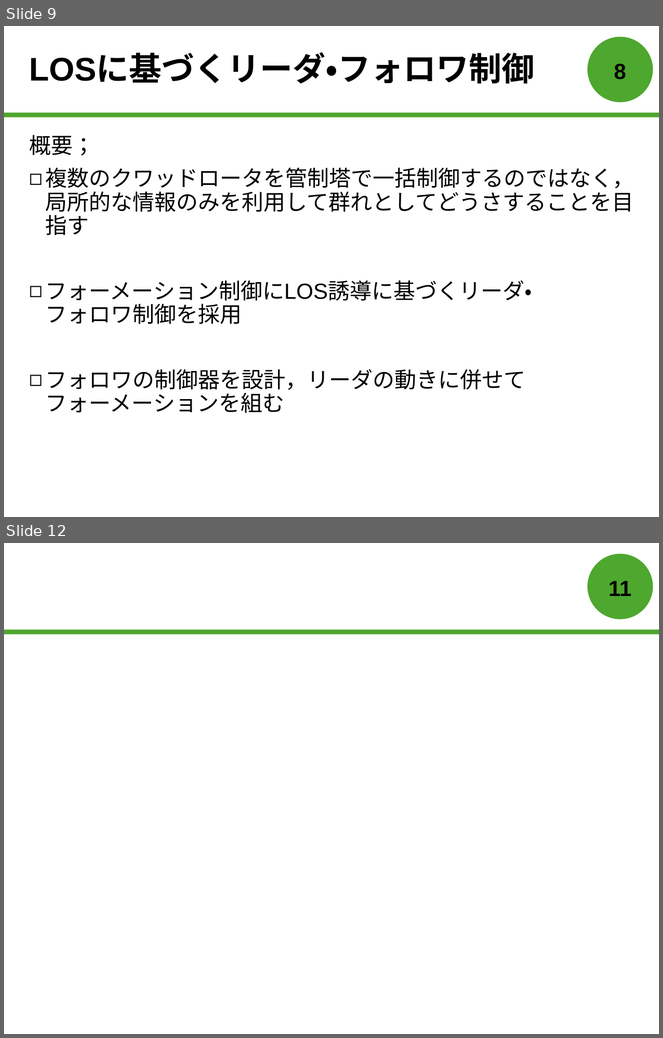
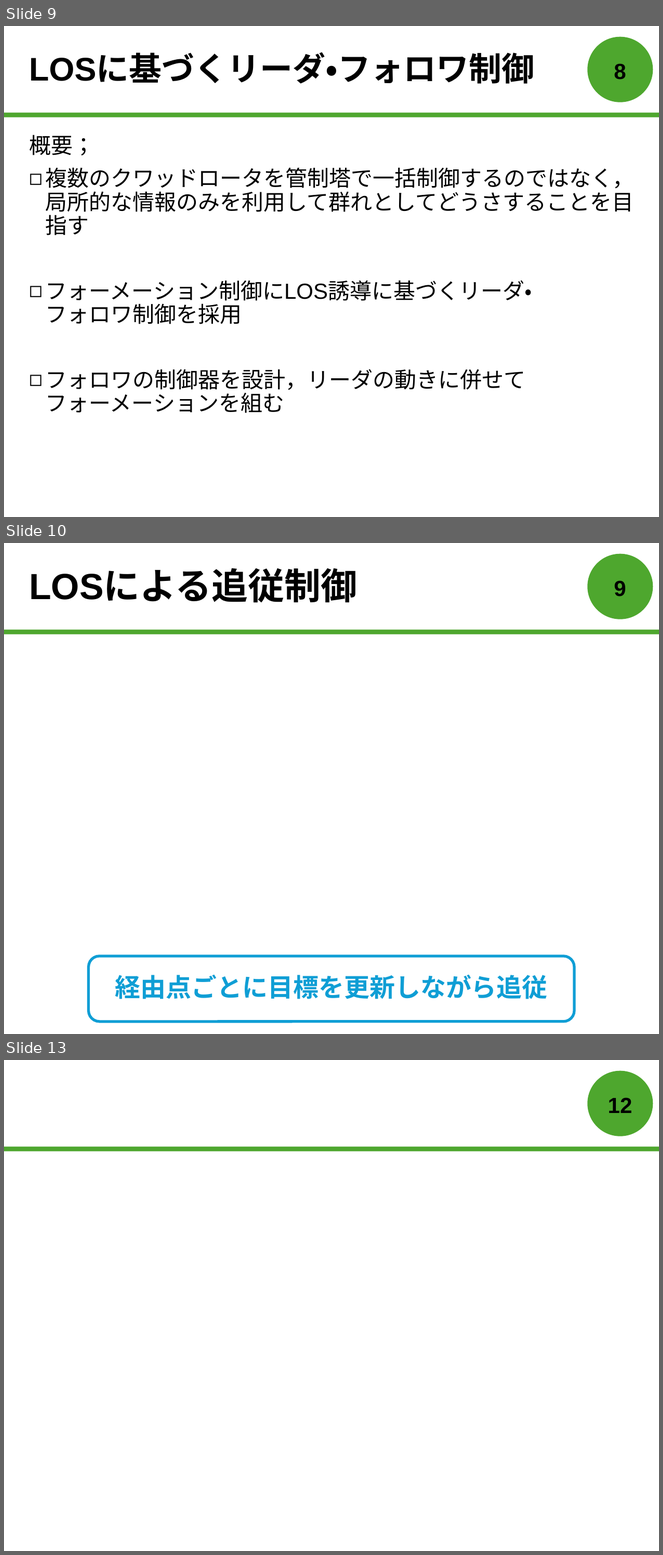
Before and after one commit to forest-book/MatlabLOSFormation, a slide deck: 森本皓斗.pptx. Shown one above the other, each under a label of ours: slides 9 and 12 before the commit, slides 9, 10 and 13 after it; the slides between them are not shown. The pictures are 663x1038 and 663x1555 pixels, drawn with LibreOffice and Linux fonts; fonts in the diff are those of the drawing; grey boxes stand for pictures. Boxes give left, top, right and bottom in pixels: in the first picture for what was removed or moved away, otherwise in the second. Text is boxed around its words. In the diff, an @@ line names an element or a change of style, - is before the commit and + after.

```diff
--- a/森本皓斗.pptx
+++ b/森本皓斗.pptx
@@ slide 10 added at bbox=[4, 543, 659, 1034], background #FFFFFF; not listed: 2 template elements that a slide beside it also shows @@
@@ title added at bbox=[29, 570, 357, 603], 40 pt, text #000000, bold @@
+LOSによる追従制御
@@ page number added at bbox=[614, 580, 626, 597], 24 pt, text #000000, bold @@
+9
@@ rounded rectangle added at bbox=[89, 956, 574, 1022], outline #0F9ED5 3 pt @@
@@ text added at bbox=[115, 975, 548, 1000], 28 pt, text #0F9ED5, bold @@
+経由点ごとに目標を更新しながら追従
@@ what was slide 12 is now slide 13 @@
@@ page number at bbox=[608, 1097, 633, 1113]: text changed @@
-11
+12
```
Also in this commit, not shown: 6 other slides added, 2 slides removed.
